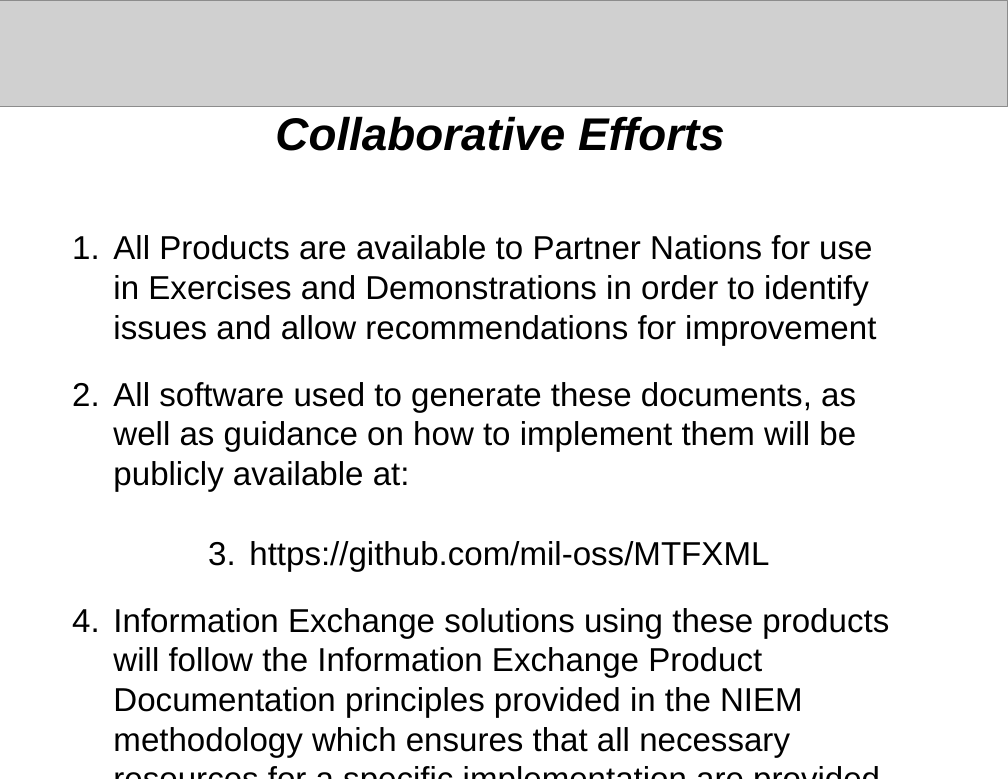
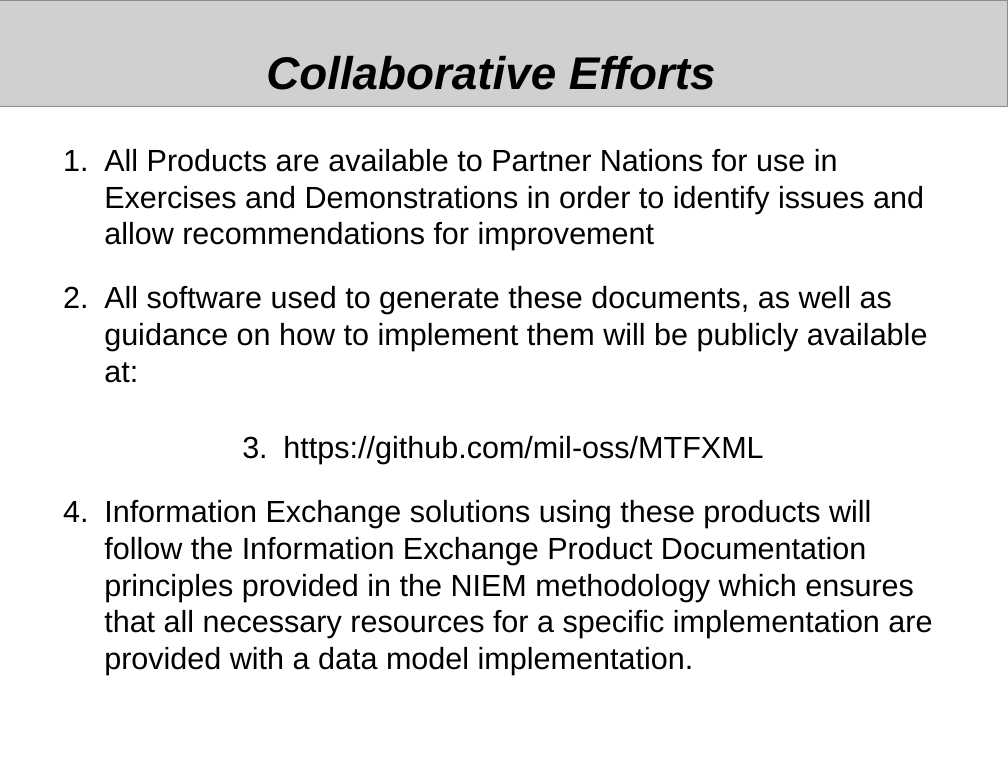
Before and after one commit to mil-oss/MTFXML, a slide deck: slide 6 of NCDF_MTF/Doc/NATO_MTF_NCDF.odp. Drawn at 1008x779 pixels with LibreOffice and Linux fonts; fonts in the diff are those of the drawing; grey boxes stand for pictures. Boxes give left, top, right and bottom in pixels: in the first picture for what was removed or moved away, otherwise in the second. Text is boxed around its words. In the diff, an @@ line names an element or a change of style, - is before the commit and + after.

```diff
--- a/NCDF_MTF/Doc/NATO_MTF_NCDF.odp
+++ b/NCDF_MTF/Doc/NATO_MTF_NCDF.odp
@@ text "Collaborative Efforts": place and size @@
-text "Collaborative Efforts" at bbox=[275, 116, 725, 151]
+text "Collaborative Efforts" at bbox=[266, 55, 716, 90]
@@ text "All Products are available to ...": place and size @@
-text "All Products are available to ..." at bbox=[113, 235, 889, 757]
+text "All Products are available to ..." at bbox=[104, 149, 932, 675]
@@ text at bbox=[104, 149, 928, 464]: size 26 to 24 pt in "All Products are available to Partner Nations ...", "All software used to generate these documents, ...", "https://github.com/mil-oss/MTFXML" @@
@@ text at bbox=[104, 500, 932, 675]: text changed; size 26 to 24 pt @@
-4. Information Exchange solutions using these products will follow the Information Exchange Product Documentation principles provided in the NIEM methodology which ensures that all necessary resources for a specific implementation are provided
+4. Information Exchange solutions using these products will follow the Information Exchange Product Documentation principles provided in the NIEM methodology which ensures that all necessary resources for a specific implementation are provided with a data model implementation.
```
Also in this commit, not shown: 6 other slides changed, 12 other files.
